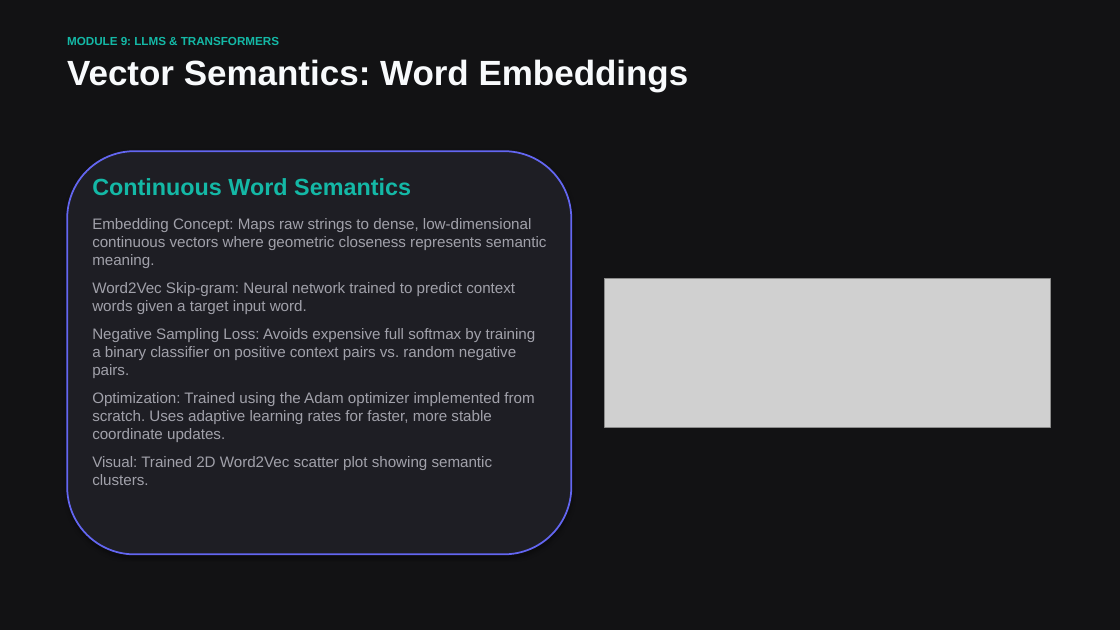
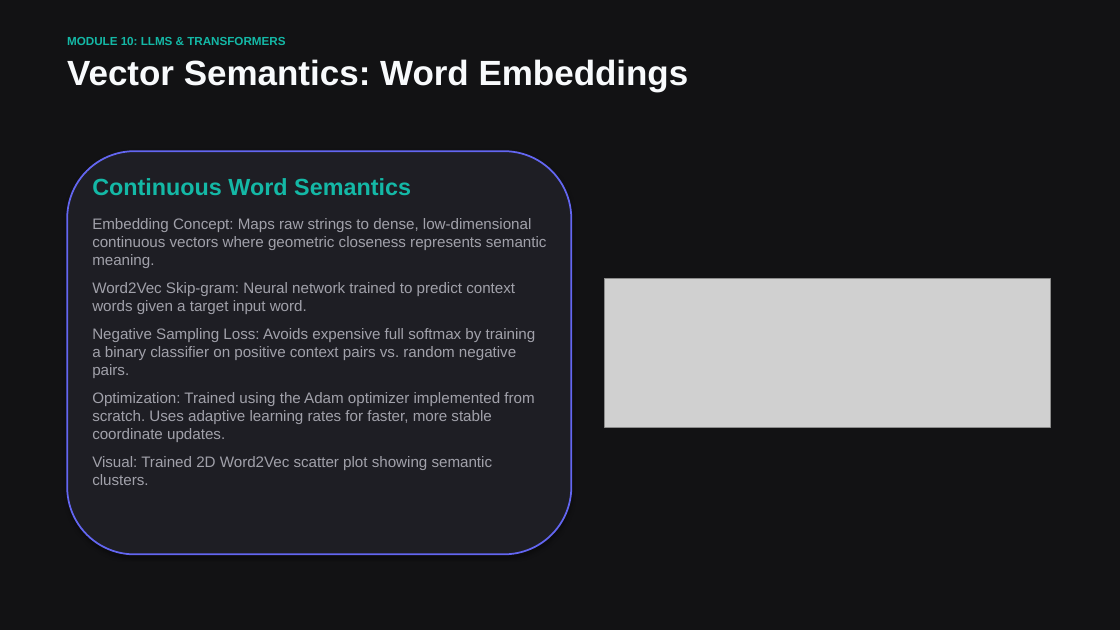
Before and after one commit to vdonthireddy/ai-course, a slide deck: slide 18 of machine_learning_fundamentals.pptx (slide 13 before the commit). Drawn at 1120x630 pixels with LibreOffice and Linux fonts; fonts in the diff are those of the drawing; grey boxes stand for pictures. Boxes give left, top, right and bottom in pixels: in the first picture for what was removed or moved away, otherwise in the second. Text is boxed around its words. In the diff, an @@ line names an element or a change of style, - is before the commit and + after.

```diff
--- a/machine_learning_fundamentals.pptx
+++ b/machine_learning_fundamentals.pptx
@@ text at box(67, 37, 285, 45): text changed @@
-MODULE 9: LLMS & TRANSFORMERS
+MODULE 10: LLMS & TRANSFORMERS
```
Also in this commit, not shown: 5 other slides changed, 10 slides added, 2 other files.
